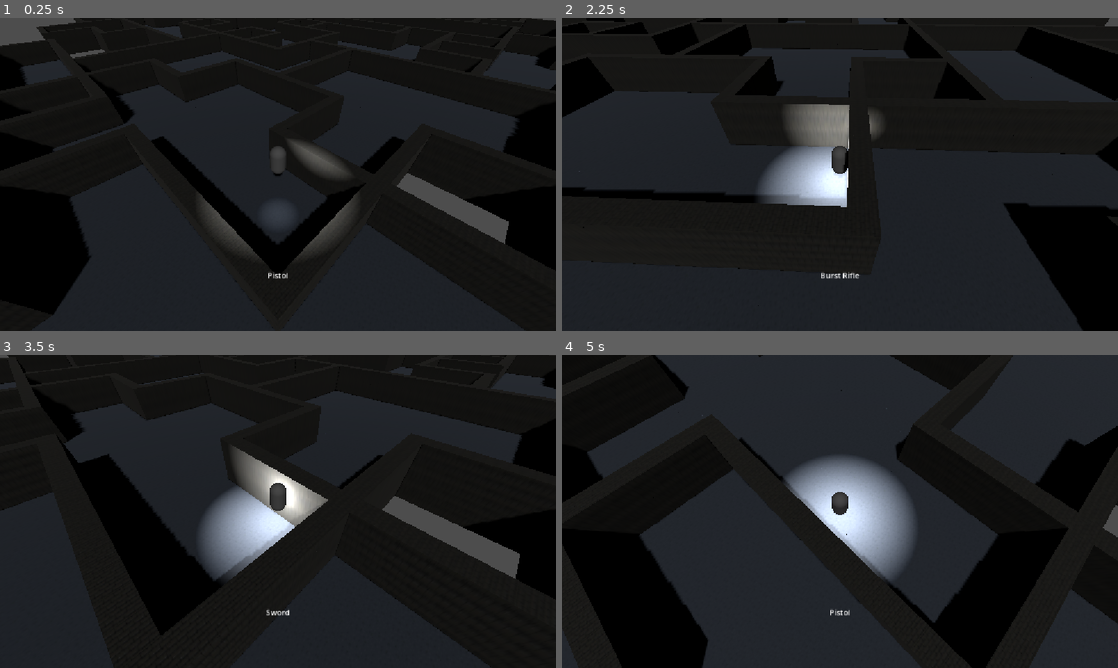
Above: before the commit, frames 1-4 (two rows, left to right).
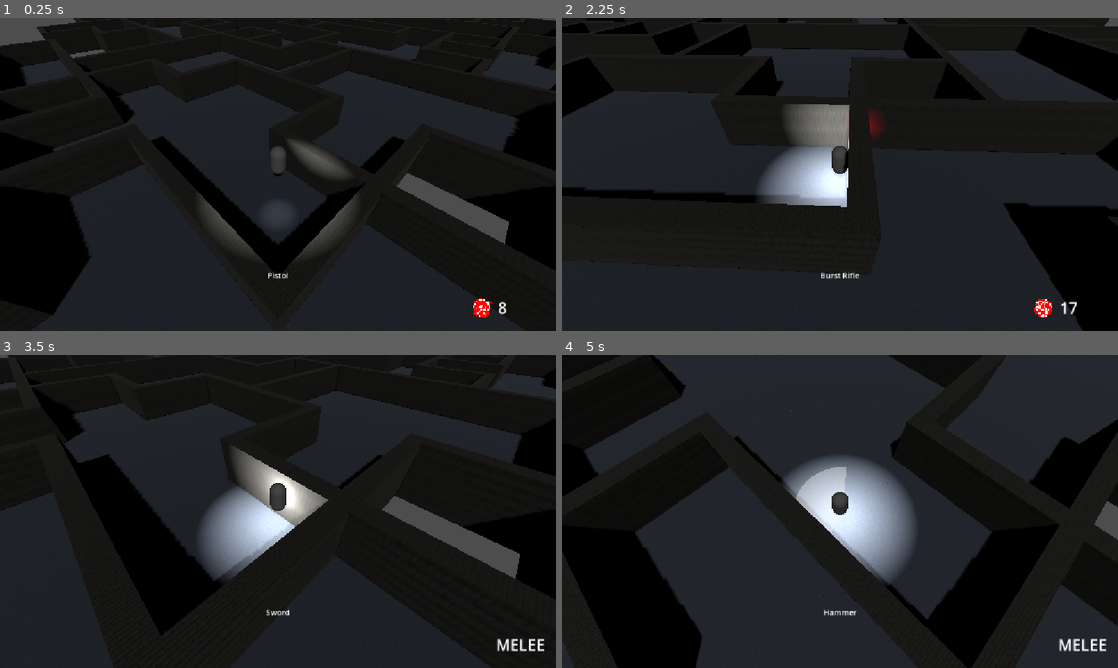
Above: after the commit, the same moments.

Repository: TotsllyRandom/Arc-Knights
Game: Godot game, scene res://Scenes/main.tscn
The game is run twice, just before and just after one commit, with the same random seed, the same clock (stepped at 60 frames per second) and the same inputs.
Inputs (mouse positions are in pixels of both pictures, inside the frame that each line leads up to):
- Up to frame 1 (0.25 s): no input
- Up to frame 2 (2.25 s): tap Enter at 0.5 s; move the mouse to (962, 158) at 0.52 s; hold D (Player_Move_Right) 0.53-1.28 s; tap L (Player_Swap_Weapon) at 0.6, 1.55 s; click (962, 158) at 0.67 s; tap Space (Player_Jump) at 0.77, 1.52 s; move the mouse to (728, 190) at 1.27 s; hold S (Player_Move_Down) 1.28-2.03 s; tap Down (Player_Camera_Down) at 1.35 s; click (728, 190) at 1.42 s; move the mouse to (895, 105) at 2.02 s; hold D (Player_Move_Right) from 2.03 s (still down); tap Left (Player_Camera_Left) at 2.1 s; click (895, 105) at 2.17 s
- Up to frame 3 (3.5 s): tap L (Player_Swap_Weapon) at 2.3, 3.05 s; move the mouse to (250, 574) at 2.77 s; release D (Player_Move_Right) at 2.78 s; hold W (Player_Move_Up) from 2.78 s (still down); tap Right (Player_Camera_Right) at 2.85 s; click (250, 574) at 2.92 s; tap Space (Player_Jump) at 3.02 s
- Up to frame 4 (5 s): move the mouse to (1006, 558) at 3.52 s; release W (Player_Move_Up) at 3.53 s; hold A (Player_Move_Left) from 3.53 s (still down); tap Up (Player_Camera_Up) at 3.6 s; click (1006, 558) at 3.67 s; tap Space (Player_Jump) at 3.77, 4.52 s; tap L (Player_Swap_Weapon) at 3.8, 4.35 s; move the mouse to (673, 464) at 4.27 s; click (673, 464) at 4.42 s

The runs differ from the first frame. In frame 1, 0.2% of the frame differs, in the area x 85-92%, y 89-96%; in frame 2, 0.3%; in frame 3, 0.2%; in frame 4, 5.0%, in the area x 0-100%, y 0-100%.

Commit message:
Weapon work, bullet info start

Diff:
--- a/Scripts/bullet.gd
+++ b/Scripts/bullet.gd
@@ -10,17 +10,38 @@
 
 
 # Called by the player right after the bullet is added to the scene.
-# "weapon" is one of the dictionaries in weapons.gd.
-func launch(origin: Vector3, aim: Vector3, weapon: Dictionary) -> void:
+# "weapon" is one of the dictionaries in weapons.gd, and "color" is the color of the player's light.
+func launch(origin: Vector3, aim: Vector3, weapon: Dictionary, color: Color = Color(1.0, 0.0, 0.0)) -> void:
 	global_position = origin
 	direction = aim.normalized()
 	speed = weapon.get("bullet_speed", speed)
 	damage = weapon.get("damage", damage)
 	knockback_scale = weapon.get("knockback_scale", 1.0)
 	max_range = weapon.get("range", max_range)
+	apply_color(color)
 	# look_at doesn't work when the direction is straight up or down
 	if direction.cross(Vector3.UP).length() > 0.001:
 		look_at(origin + direction, Vector3.UP)
+
+
+# Tints the bullet and its glow. Bullets are red unless the player's light is another color.
+func apply_color(color: Color) -> void:
+	var mesh_instance := get_node_or_null("MeshInstance3D") as MeshInstance3D
+	if mesh_instance == null:
+		return
+
+	var material := StandardMaterial3D.new()
+	material.shading_mode = BaseMaterial3D.SHADING_MODE_UNSHADED
+	material.albedo_color = color
+	material.emission_enabled = true
+	material.emission = color
+	material.emission_energy_multiplier = 3.0
+	material.disable_receive_shadows = true
+	mesh_instance.material_override = material
+
+	var glow := mesh_instance.get_node_or_null("OmniLight3D") as OmniLight3D
+	if glow != null:
+		glow.light_color = color
 
 
 # Moving in _process (instead of _physics_process) keeps the bullet smooth at any frame rate
--- a/Scripts/player.gd
+++ b/Scripts/player.gd
@@ -23,6 +23,10 @@
 const FIRE_BUFFER_TIME := 0.15
 # Short pause after swapping so a swap can't also fire instantly
 const WEAPON_SWITCH_DELAY := 0.2
+# Pause between "click" attempts when the gun is empty
+const DRY_FIRE_DELAY := 0.2
+# How long a melee lunge takes
+const LUNGE_TIME := 0.12
 
 var weapon_index := 0
 var weapon: Dictionary = {}
@@ -30,6 +34,40 @@
 var mouse_was_down := false
 var burst_shots_left := 0
 var burst_timer := 0.0
+
+# Ammo: loaded bullets (a fraction means a bullet is partly reloaded)
+var ammo := 0.0
+# Reloading is paused until this runs out, and it's refilled every time a shot is fired
+var reload_pause := 0.0
+# Each weapon keeps its own loaded ammo while it's put away
+var ammo_by_weapon := {}
+# The color of the player's light. Bullets and the ammo icon use it; it's red until a light sets it.
+var light_color := Color(1.0, 0.0, 0.0)
+
+# Ammo counter (bottom right): an animated bullet icon, the number of loaded bullets next to it,
+# and a bar that fills upward while reloading. The max ammo only shows while hovering over it.
+const BULLET_ICON := preload("res://assets/Bullet Info.png")
+const ICON_FRAME_SIZE := 16
+const ICON_FRAME_TIME := 0.12
+const ICON_DISPLAY_SIZE := 48
+
+var ammo_box: HBoxContainer
+var ammo_icon: TextureRect
+var ammo_icon_texture: AtlasTexture
+var ammo_icon_material: ShaderMaterial
+var ammo_number: Label
+var reload_bar: ProgressBar
+var reload_bar_fill: StyleBoxFlat
+var ammo_hovered := false
+var icon_frame := 0
+var icon_timer := 0.0
+
+# Melee
+var melee_pending := false
+var melee_windup_left := 0.0
+var melee_aim := Vector3.FORWARD
+var lunge_velocity := Vector3.ZERO
+var lunge_time_left := 0.0
 
 
 func check_camera_controls():
@@ -47,6 +85,7 @@
 func _ready() -> void:
 	add_to_group("player")
 	_ensure_weapon_input()
+	create_ammo_label()
 	rotation.y = 0
 	target_rotation.y = rotation.y
 	target_rotation.x = cam_rotate.rotation.x
@@ -80,6 +119,11 @@
 
 	move_and_slide()
 
+	# Melee lunge: a short step forward that still stops at walls
+	if lunge_time_left > 0.0:
+		lunge_time_left -= delta
+		move_and_collide(lunge_velocity * delta)
+
 	handle_weapon(delta)
 
 
@@ -95,21 +139,34 @@
 		InputMap.action_add_event("Player_Swap_Weapon", key)
 
 
+func is_gun() -> bool:
+	return weapon.get("type", Weapons.Type.GUN) == Weapons.Type.GUN
+
+
 # Switches to the next weapon in the list (wraps around)
 func swap_weapon() -> void:
 	equip_weapon(weapon_index + 1)
 
 
 # Equips a weapon by its index in Weapons.LIST and updates the on-screen label.
-# Later, the weapon types can be set from the character's gear by calling this.
+# Later, the weapon type will be set from the character's gear by calling this.
 func equip_weapon(index: int) -> void:
+	# Put the old weapon's ammo away with it
+	if not weapon.is_empty() and is_gun():
+		ammo_by_weapon[weapon_index] = ammo
+
 	weapon_index = wrapi(index, 0, Weapons.LIST.size())
 	weapon = Weapons.LIST[weapon_index]
+	ammo = ammo_by_weapon.get(weapon_index, float(weapon.get("max_ammo", 0)))
+	reload_pause = 0.0
+
 	# Cancel anything in progress from the old weapon
 	burst_shots_left = 0
+	melee_pending = false
 	fire_buffer = 0.0
 	gun_cd = WEAPON_SWITCH_DELAY
 	update_weapon_label()
+	update_ammo_label()
 
 
 # The label that used to say "End Run" now shows the current weapon
@@ -119,9 +176,146 @@
 		label.text = weapon.get("name", "")
 
 
+# Changes the color of the player's light, which recolors bullets and the ammo icon.
+# Later this will be called with the color of the light the character is using.
+func set_light_color(color: Color) -> void:
+	light_color = color
+	if ammo_icon_material != null:
+		ammo_icon_material.set_shader_parameter("light_color", color)
+	if reload_bar_fill != null:
+		reload_bar_fill.bg_color = color
+
+
+# Builds the ammo counter in the bottom right corner: [reload bar] [bullet icon] [number]
+func create_ammo_label() -> void:
+	var layer := CanvasLayer.new()
+	add_child(layer)
+
+	ammo_box = HBoxContainer.new()
+	layer.add_child(ammo_box)
+	ammo_box.set_anchors_and_offsets_preset(Control.PRESET_BOTTOM_RIGHT)
+	ammo_box.grow_horizontal = Control.GROW_DIRECTION_BEGIN
+	ammo_box.grow_vertical = Control.GROW_DIRECTION_BEGIN
+	ammo_box.offset_right = -24.0
+	ammo_box.offset_bottom = -24.0
+	ammo_box.add_theme_constant_override("separation", 10)
+	# The whole counter is the hover area
+	ammo_box.mouse_filter = Control.MOUSE_FILTER_STOP
+	ammo_box.mouse_entered.connect(func(): ammo_hovered = true)
+	ammo_box.mouse_exited.connect(func(): ammo_hovered = false)
+
+	# Reload bar, in the same plain style as the loading screen but standing up and filling from the bottom
+	reload_bar = ProgressBar.new()
+	reload_bar.fill_mode = ProgressBar.FILL_BOTTOM_TO_TOP
+	reload_bar.show_percentage = false
+	reload_bar.min_value = 0.0
+	reload_bar.max_value = 1.0
+	reload_bar.custom_minimum_size = Vector2(12, ICON_DISPLAY_SIZE)
+	reload_bar.mouse_filter = Control.MOUSE_FILTER_IGNORE
+	reload_bar_fill = StyleBoxFlat.new()
+	reload_bar_fill.bg_color = light_color
+	reload_bar.add_theme_stylebox_override("fill", reload_bar_fill)
+	var bar_background := StyleBoxFlat.new()
+	bar_background.bg_color = Color(0.0, 0.0, 0.0, 0.5)
+	reload_bar.add_theme_stylebox_override("background", bar_background)
+	reload_bar.modulate.a = 0.0
+	ammo_box.add_child(reload_bar)
+
+	# Bullet icon: one 16x16 frame of the 2x2 sprite sheet at a time, cycled in _process
+	ammo_icon_texture = AtlasTexture.new()
+	ammo_icon_texture.atlas = BULLET_ICON
+	ammo_icon_texture.region = Rect2(0, 0, ICON_FRAME_SIZE, ICON_FRAME_SIZE)
+	ammo_icon = TextureRect.new()
+	ammo_icon.texture = ammo_icon_texture
+	ammo_icon.expand_mode = TextureRect.EXPAND_IGNORE_SIZE
+	ammo_icon.stretch_mode = TextureRect.STRETCH_KEEP_ASPECT_CENTERED
+	ammo_icon.texture_filter = CanvasItem.TEXTURE_FILTER_NEAREST
+	ammo_icon.custom_minimum_size = Vector2(ICON_DISPLAY_SIZE, ICON_DISPLAY_SIZE)
+	ammo_icon.mouse_filter = Control.MOUSE_FILTER_IGNORE
+
+	# The sprite is red and white. This keeps the white and swaps the red for the light's color.
+	var shader := Shader.new()
+	shader.code = """
+shader_type canvas_item;
+uniform vec4 light_color : source_color = vec4(1.0, 0.0, 0.0, 1.0);
+void fragment() {
+	vec4 tex = texture(TEXTURE, UV);
+	COLOR = vec4(mix(light_color.rgb, vec3(1.0), tex.g), tex.a);
+}
+"""
+	ammo_icon_material = ShaderMaterial.new()
+	ammo_icon_material.shader = shader
+	ammo_icon_material.set_shader_parameter("light_color", light_color)
+	ammo_icon.material = ammo_icon_material
+	ammo_box.add_child(ammo_icon)
+
+	# The number of loaded bullets, right next to the icon
+	ammo_number = Label.new()
+	ammo_number.custom_minimum_size = Vector2(96, ICON_DISPLAY_SIZE)
+	ammo_number.vertical_alignment = VERTICAL_ALIGNMENT_CENTER
+	ammo_number.mouse_filter = Control.MOUSE_FILTER_IGNORE
+	ammo_number.add_theme_font_size_override("font_size", 32)
+	ammo_box.add_child(ammo_number)
+
+
+# Animates the bullet icon by stepping through the sheet's four frames
+func _process(delta: float) -> void:
+	icon_timer += delta
+	if icon_timer >= ICON_FRAME_TIME:
+		icon_timer = 0.0
+		icon_frame = (icon_frame + 1) % 4
+		if ammo_icon_texture != null:
+			ammo_icon_texture.region = Rect2(
+				(icon_frame % 2) * ICON_FRAME_SIZE,
+				floori(icon_frame / 2.0) * ICON_FRAME_SIZE,
+				ICON_FRAME_SIZE,
+				ICON_FRAME_SIZE
+			)
+
+
+func update_ammo_label() -> void:
+	if ammo_number == null:
+		return
+
+	# Melee weapons use no ammo, so there's no icon or bar
+	ammo_icon.visible = is_gun()
+	if not is_gun():
+		ammo_number.text = "MELEE"
+		ammo_number.add_theme_color_override("font_color", Color.WHITE)
+		reload_bar.modulate.a = 0.0
+		return
+
+	var max_ammo: int = weapon.get("max_ammo", 0)
+	var loaded := int(floor(ammo + 0.0001))
+
+	# Just the number, unless the mouse is over the counter
+	if ammo_hovered:
+		ammo_number.text = "%d / %d" % [loaded, max_ammo]
+	else:
+		ammo_number.text = str(loaded)
+	ammo_number.add_theme_color_override("font_color", Color(1.0, 0.35, 0.35) if loaded == 0 else Color.WHITE)
+
+	# The bar shows up while bullets are coming back, and fills toward a full magazine
+	var reloading := loaded < max_ammo and reload_pause <= 0.0
+	reload_bar.value = ammo / maxf(float(max_ammo), 1.0)
+	reload_bar.modulate.a = 1.0 if reloading else 0.0
+
+
+# Passive reload: bullets come back on their own, but only while you aren't shooting
+func update_reload(delta: float) -> void:
+	if not is_gun():
+		return
+	reload_pause -= delta
+	var max_ammo := float(weapon.get("max_ammo", 0))
+	if reload_pause <= 0.0 and ammo < max_ammo:
+		ammo = minf(ammo + float(weapon.get("reload_rate", 1.0)) * delta, max_ammo)
+
+
 func handle_weapon(delta: float) -> void:
 	if Input.is_action_just_pressed("Player_Swap_Weapon"):
 		swap_weapon()
+
+	update_reload(delta)
 
 	fire_buffer -= delta
 	var mouse_down := Input.is_mouse_button_pressed(MOUSE_BUTTON_LEFT)
@@ -129,44 +323,68 @@
 		fire_buffer = FIRE_BUFFER_TIME
 	mouse_was_down = mouse_down
 
-	# Automatic weapons fire while the button is held; everything else fires on each click
+	# A shot_rate of -1 means the gun keeps firing while the button is held;
+	# everything else fires on each click
 	var wants_fire := fire_buffer > 0.0
-	if weapon["mode"] == Weapons.Mode.AUTO:
+	if is_gun() and int(weapon.get("shot_rate", 1)) == -1:
 		wants_fire = mouse_down
 
-	if wants_fire and gun_cd <= 0.0 and burst_shots_left == 0:
+	# A melee swing's hit lands after its windup
+	if melee_pending:
+		melee_windup_left -= delta
+		if melee_windup_left <= 0.0:
+			melee_pending = false
+			melee_hit(melee_aim)
+
+	if wants_fire and gun_cd <= 0.0 and burst_shots_left == 0 and not melee_pending:
 		fire_buffer = 0.0
 		start_attack()
 
-	# Keep a burst going, one shot at a time
+	# Keep a burst going, one bullet at a time
 	if burst_shots_left > 0:
 		burst_timer -= delta
 		if burst_timer <= 0.0:
-			shoot_bullets(1)
-			burst_shots_left -= 1
-			burst_timer = weapon.get("burst_delay", 0.06)
+			if ammo >= 1.0:
+				fire_bullets(1, false)
+				burst_shots_left -= 1
+				burst_timer = weapon.get("burst_delay", 0.06)
+			else:
+				# Ran out of ammo partway through the burst
+				burst_shots_left = 0
+
+	update_ammo_label()
 
 
 func start_attack() -> void:
-	var mode = weapon["mode"]
 	var cooldown: float = weapon.get("cooldown", 0.3)
 
-	if mode == Weapons.Mode.BURST:
-		var count: int = weapon.get("burst_count", 3)
-		var delay: float = weapon.get("burst_delay", 0.06)
-		burst_shots_left = count
-		burst_timer = 0.0 # the first shot goes out right away
-		gun_cd = cooldown + delay * count
-	elif mode == Weapons.Mode.SHOTGUN:
-		shoot_bullets(weapon.get("pellets", 6))
+	if not is_gun():
+		start_melee()
 		gun_cd = cooldown
-	elif mode == Weapons.Mode.MELEE:
-		melee_attack()
+		return
+
+	# Empty gun: just a click, and no reloading is delayed
+	if ammo < 1.0:
+		gun_cd = DRY_FIRE_DELAY
+		return
+
+	var shot_rate: int = weapon.get("shot_rate", 1)
+	if shot_rate == -1:
+		fire_bullets(1, false)
+		gun_cd = cooldown
+	elif weapon.get("spread", false):
+		# One click fires the whole fan at once, and costs 1 ammo
+		fire_bullets(max(shot_rate, 1), true)
+		gun_cd = cooldown
+	elif shot_rate <= 1:
+		fire_bullets(1, false)
 		gun_cd = cooldown
 	else:
-		# MANUAL and AUTO both fire a single bullet
-		shoot_bullets(1)
-		gun_cd = cooldown
+		# A burst: bullets go out one after another, each costing 1 ammo
+		var delay: float = weapon.get("burst_delay", 0.06)
+		burst_shots_left = shot_rate
+		burst_timer = 0.0 # the first bullet goes out right away
+		gun_cd = cooldown + delay * shot_rate
 
 
 # The direction (flat, no up or down) from the player toward the mouse
@@ -192,28 +410,50 @@
 	return aim.normalized()
 
 
-func shoot_bullets(count: int) -> void:
+# Fires "count" bullets for the price of 1 ammo (used for one bullet, or one shotgun fan).
+# fan = true spreads them across the weapon's spread_angle.
+func fire_bullets(count: int, fan: bool) -> void:
+	ammo = maxf(ammo - 1.0, 0.0)
+	reload_pause = weapon.get("reload_delay", 0.6)
+
 	var aim := get_aim_direction()
 	var origin := global_position + Vector3.UP * GUN_HEIGHT + aim * MUZZLE_DISTANCE
-	var spread: float = weapon.get("spread", 0.0)
+	var fan_angle: float = weapon.get("spread_angle", 20.0)
+	var wobble: float = weapon.get("inaccuracy", 0.0)
 
 	for i in range(count):
 		var angle := 0.0
-		if count > 1:
+		if fan and count > 1:
 			# Fan the pellets evenly across the spread, with a little randomness
-			angle = lerpf(-spread / 2.0, spread / 2.0, float(i) / float(count - 1))
-			angle += randf_range(-spread * 0.05, spread * 0.05)
+			angle = lerpf(-fan_angle / 2.0, fan_angle / 2.0, float(i) / float(count - 1))
+			angle += randf_range(-fan_angle * 0.05, fan_angle * 0.05)
 		else:
-			angle = randf_range(-spread / 2.0, spread / 2.0)
+			angle = randf_range(-wobble / 2.0, wobble / 2.0)
 
 		var b = bullet.instantiate()
 		get_tree().current_scene.add_child(b)
-		b.launch(origin, aim.rotated(Vector3.UP, deg_to_rad(angle)), weapon)
+		b.launch(origin, aim.rotated(Vector3.UP, deg_to_rad(angle)), weapon, light_color)
+
+
+# Starts a melee swing: aim is locked in now, the lunge starts now, and the hit lands after the windup
+func start_melee() -> void:
+	melee_aim = get_aim_direction()
+
+	var lunge_distance: float = weapon.get("lunge", 0.0)
+	if lunge_distance > 0.0:
+		lunge_velocity = melee_aim * (lunge_distance / LUNGE_TIME)
+		lunge_time_left = LUNGE_TIME
+
+	var windup: float = weapon.get("windup", 0.0)
+	if windup <= 0.0:
+		melee_hit(melee_aim)
+	else:
+		melee_pending = true
+		melee_windup_left = windup
 
 
 # Hits every active enemy inside the swing's range and arc
-func melee_attack() -> void:
-	var aim := get_aim_direction()
+func melee_hit(aim: Vector3) -> void:
 	var reach: float = weapon.get("melee_range", 3.0)
 	var arc: float = weapon.get("melee_arc", 120.0)
 	var damage = weapon.get("damage", 10)
--- a/Scripts/weapons.gd
+++ b/Scripts/weapons.gd
@@ -1,91 +1,133 @@
 extends RefCounted
 
-# How a weapon fires:
-#   MANUAL  - one shot per click
-#   AUTO    - keeps firing while the button is held
-#   BURST   - one click fires a quick burst of shots
-#   SHOTGUN - one click fires several pellets in a spread
-#   MELEE   - swings in an arc in front of the player
-enum Mode { MANUAL, AUTO, BURST, SHOTGUN, MELEE }
+# Gun = fires bullets and uses ammo. Melee = swings in an arc and never needs ammo.
+enum Type { GUN, MELEE }
 
-# Every weapon is a dictionary. Anything left out falls back to a default in player.gd.
+# Every weapon is a dictionary. Anything left out falls back to the default shown in brackets.
 #
-# Shared:
-#   name             - shown in the on-screen label
-#   mode             - one of Mode above
-#   damage           - damage per bullet / per melee hit
-#   cooldown         - seconds before the next attack (for BURST, the pause after the burst ends)
-#   knockback_scale  - how hard a hit shoves an enemy (1.0 = normal)
-# Guns:
-#   bullet_speed     - units per second
-#   range            - how far a bullet flies before it disappears
-#   spread           - total cone in degrees the shots land in
-#   pellets          - bullets per shot (SHOTGUN)
-#   burst_count      - shots per burst (BURST)
-#   burst_delay      - seconds between shots in a burst (BURST)
-# Melee:
-#   melee_range      - how far the swing reaches
-#   melee_arc        - width of the swing in degrees
+# ---- Fields every weapon has ----
+#   name             - the weapon's name; shown on screen now, and used for inventory items later
+#   type             - Type.GUN or Type.MELEE
+#   damage           - damage per bullet or per melee hit
+#   cooldown         - seconds between attacks (for an automatic gun, the time between bullets)
+#   knockback_scale  - how hard a hit shoves an enemy (1.0 = normal) [1.0]
+#
+# ---- Gun fields ----
+#   max_ammo         - the most ammo that can be loaded at once
+#   shot_rate        - bullets per click:
+#                        1  = one bullet
+#                        3  = three bullets (fired one after another, or all at once if spread is true)
+#                       -1  = infinite: keeps firing while the button is held (rifle)
+#   reload_rate      - bullets reloaded per second. Reloading is passive: it happens on its own
+#                      whenever you aren't shooting (Cult of the Lamb style). There is infinite
+#                      total ammo, so you never run out of reloads.
+#   spread           - true = the bullets from one click fan out in a cone (shotgun) and the whole
+#                      click costs 1 ammo. false = every bullet costs 1 ammo.
+#   spread_angle     - width of the cone in degrees, used when spread is true [20.0]
+#   inaccuracy       - random wobble in degrees for guns that don't use spread [0.0]
+#   burst_delay      - seconds between bullets when shot_rate is 2 or more and spread is false [0.06]
+#   reload_delay     - seconds after the last shot before reloading starts again [0.6]
+#   bullet_speed     - units per second [30.0]
+#   range            - how far a bullet flies before it disappears [30.0]
+#
+# ---- Melee fields ----
+#   melee_range      - how far the swing reaches [3.0]
+#   melee_arc        - width of the swing in degrees [120.0]
+#   windup           - seconds between pressing attack and the hit landing; heavy weapons are slower [0.0]
+#   lunge            - how far the player steps toward the target while swinging [0.0]
 const LIST := [
 	{
 		"name": "Pistol",
-		"mode": Mode.MANUAL,
+		"type": Type.GUN,
+		"max_ammo": 8,
+		"shot_rate": 1,
+		"reload_rate": 2.0,
+		"spread": false,
 		"damage": 10,
 		"cooldown": 0.28,
 		"bullet_speed": 32.0,
 		"range": 30.0,
-		"spread": 0.0,
+		"inaccuracy": 0.0,
+		"reload_delay": 0.6,
 		"knockback_scale": 1.0,
 	},
 	{
 		"name": "Rifle",
-		"mode": Mode.AUTO,
+		"type": Type.GUN,
+		"max_ammo": 30,
+		"shot_rate": -1,
+		"reload_rate": 7.0,
+		"spread": false,
 		"damage": 6,
 		"cooldown": 0.11,
 		"bullet_speed": 36.0,
 		"range": 34.0,
-		"spread": 5.0,
+		"inaccuracy": 4.0,
+		"reload_delay": 0.8,
 		"knockback_scale": 0.5,
 	},
 	{
 		"name": "Burst Rifle",
-		"mode": Mode.BURST,
+		"type": Type.GUN,
+		"max_ammo": 18,
+		"shot_rate": 3,
+		"reload_rate": 3.0,
+		"spread": false,
 		"damage": 7,
-		"cooldown": 0.5,
+		"cooldown": 0.45,
+		"burst_delay": 0.06,
 		"bullet_speed": 36.0,
 		"range": 32.0,
-		"spread": 3.0,
-		"burst_count": 3,
-		"burst_delay": 0.06,
+		"inaccuracy": 2.0,
+		"reload_delay": 0.7,
 		"knockback_scale": 0.6,
 	},
 	{
 		"name": "Shotgun",
-		"mode": Mode.SHOTGUN,
+		"type": Type.GUN,
+		"max_ammo": 6,
+		"shot_rate": 6,
+		"reload_rate": 1.2,
+		"spread": true,
+		"spread_angle": 24.0,
 		"damage": 5,
-		"cooldown": 0.85,
+		"cooldown": 0.8,
 		"bullet_speed": 28.0,
 		"range": 9.0,
-		"spread": 24.0,
-		"pellets": 6,
+		"reload_delay": 1.0,
 		"knockback_scale": 0.45,
 	},
 	{
 		"name": "Sword",
-		"mode": Mode.MELEE,
+		"type": Type.MELEE,
 		"damage": 12,
 		"cooldown": 0.4,
 		"melee_range": 3.0,
 		"melee_arc": 130.0,
+		"windup": 0.05,
+		"lunge": 0.6,
 		"knockback_scale": 1.4,
 	},
 	{
 		"name": "Spear",
-		"mode": Mode.MELEE,
+		"type": Type.MELEE,
 		"damage": 14,
 		"cooldown": 0.65,
 		"melee_range": 4.8,
 		"melee_arc": 35.0,
+		"windup": 0.12,
+		"lunge": 1.4,
 		"knockback_scale": 1.0,
 	},
+	{
+		"name": "Hammer",
+		"type": Type.MELEE,
+		"damage": 25,
+		"cooldown": 1.1,
+		"melee_range": 2.6,
+		"melee_arc": 160.0,
+		"windup": 0.35,
+		"lunge": 0.3,
+		"knockback_scale": 2.2,
+	},
 ]
Binary file added: assets/Bullet Info.aseprite
Binary file added: assets/Bullet Info.png
Not shown, added: assets/Bullet Info.png.import
